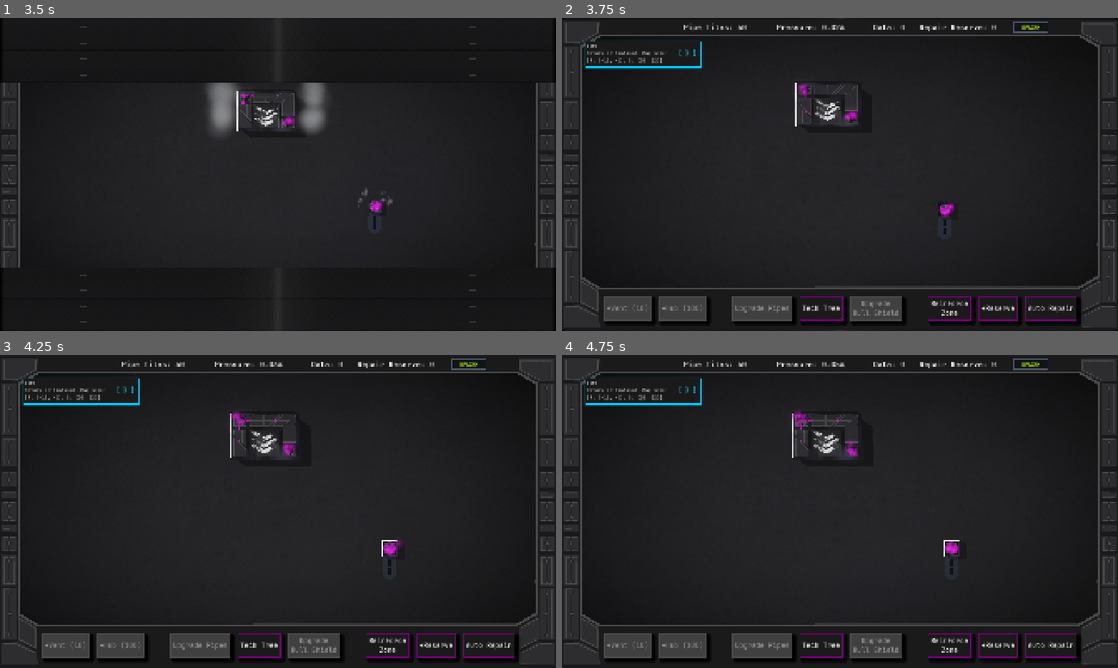
Above: before the commit, frames 1-4 (two rows, left to right).
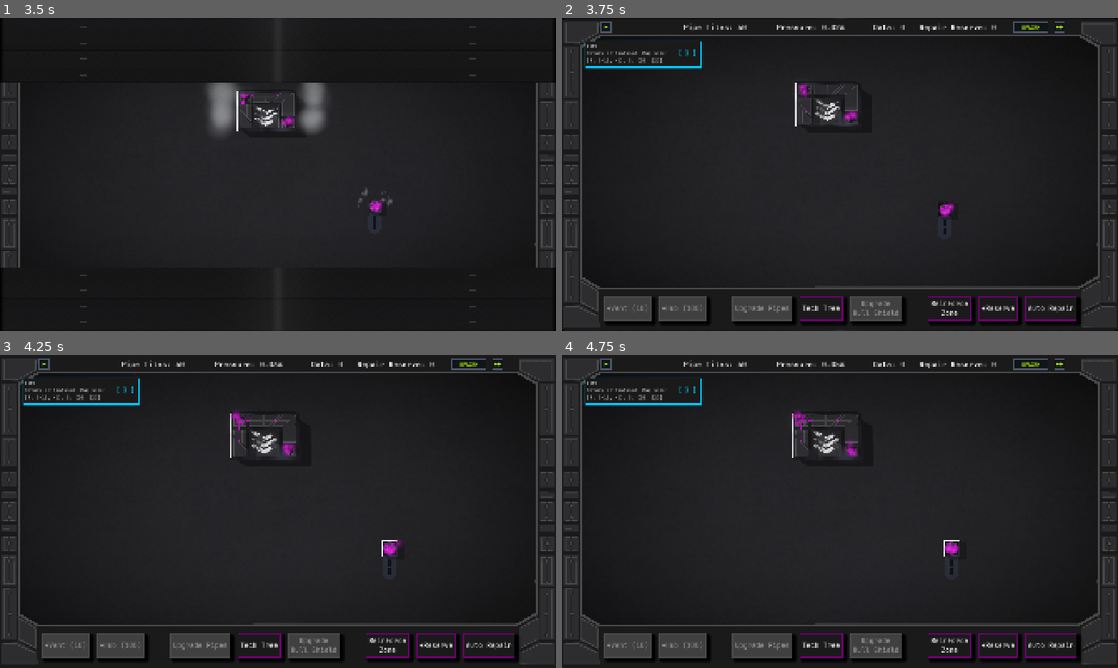
Above: after the commit, the same moments.

Repository: jravalani/helix_protocol_4
Game: Godot game, scene res://Scenes/title_screen.tscn
Two runs of this game, one before a commit and one after it. Both use one fixed random seed, a clock stepped at 60 frames per second and the inputs below.
Inputs (mouse positions are in pixels of both pictures, inside the frame that each line leads up to):
- Up to frame 1 (3.5 s): tap Enter at 0.5 s; move the mouse to (400, 158) at 0.52 s; tap L at 0.6 s; click (400, 158) at 0.67 s; drag from (166, 190) to (250, 237) at 1.27 s; click "Boot Colony" at 2 s; click "Abort" at 2.75 s
- Up to frame 2 (3.75 s): click (1056, 27) at 3.5 s, where only the run after the commit has a clickable "▶▶"
- Up to frame 3 (4.25 s): no input
- Up to frame 4 (4.75 s): click (606, 364) at 4.25 s, where only the run after the commit has a clickable "▶"

Frame 1 is identical in both runs. In frame 2, less than 0.1% of the frame differs, in the area x 6-91%, y 1-5%; in frame 3, less than 0.1%; in frame 4, less than 0.1%.

Commit message:
buttons implemented

Diff:
--- a/Scripts/top_panel.gd
+++ b/Scripts/top_panel.gd
@@ -10,6 +10,15 @@
 var _save_feedback_label: Label
 var _button_font: Font = preload("res://Assets/Fonts/JetBrainsMonoNL-SemiBold.ttf")
 
+# Pause button
+var pause_button: Button
+
+# Fast-forward button
+var fast_forward_button: Button
+var fast_forward_active: bool = false
+var _ff_normal_style: StyleBoxFlat
+var _ff_active_style: StyleBoxFlat
+
 # Current displayed values (what the user sees)
 var displayed_pipe: float = 0.0
 var displayed_data: float = 0.0
@@ -38,6 +47,8 @@
 func _ready() -> void:
 	ResourceManager.resources_updated.connect(_on_resources_updated)
 	_create_save_button()
+	_create_fast_forward_button()
+	_create_pause_button()
 
 	# Initialize to current game state
 	displayed_pipe = float(GameData.current_pipe_count)
@@ -174,9 +185,13 @@
 	var pressed_style = normal_style.duplicate()
 	pressed_style.border_color = Color("00ff88")
 
+	# Focus style matches normal so the outline resets properly
+	var focus_style = normal_style.duplicate()
+
 	save_button.add_theme_stylebox_override("normal", normal_style)
 	save_button.add_theme_stylebox_override("hover", hover_style)
 	save_button.add_theme_stylebox_override("pressed", pressed_style)
+	save_button.add_theme_stylebox_override("focus", focus_style)
 	if _button_font:
 		save_button.add_theme_font_override("font", _button_font)
 	save_button.add_theme_font_size_override("font_size", 18)
@@ -192,8 +207,131 @@
 	add_child(save_button)
 
 
+# ═══════════════════════════════════════════════════════════════
+# FAST-FORWARD Button
+# ═══════════════════════════════════════════════════════════════
+
+func _create_fast_forward_button() -> void:
+	fast_forward_button = Button.new()
+	fast_forward_button.text = "▶▶"
+	fast_forward_button.custom_minimum_size = Vector2(36, 36)
+
+	# Normal (inactive) style
+	_ff_normal_style = StyleBoxFlat.new()
+	_ff_normal_style.bg_color = Color(0.06, 0.08, 0.10, 0.9)
+	_ff_normal_style.border_width_left = 2
+	_ff_normal_style.border_width_top = 2
+	_ff_normal_style.border_width_right = 2
+	_ff_normal_style.border_width_bottom = 2
+	_ff_normal_style.border_color = Color("4a5568")
+	_ff_normal_style.content_margin_left = 8
+	_ff_normal_style.content_margin_right = 8
+	_ff_normal_style.content_margin_top = 4
+	_ff_normal_style.content_margin_bottom = 4
+
+	# Active (highlighted) style — bright border to indicate fast-forward is on
+	_ff_active_style = _ff_normal_style.duplicate()
+	_ff_active_style.border_color = Color("00ff88")
+
+	var hover_style = _ff_normal_style.duplicate()
+	hover_style.border_color = Color("ff00ff")
+
+	var pressed_style = _ff_normal_style.duplicate()
+	pressed_style.border_color = Color("00ff88")
+
+	var focus_style = _ff_normal_style.duplicate()
+
+	fast_forward_button.add_theme_stylebox_override("normal", _ff_normal_style)
+	fast_forward_button.add_theme_stylebox_override("hover", hover_style)
+	fast_forward_button.add_theme_stylebox_override("pressed", pressed_style)
+	fast_forward_button.add_theme_stylebox_override("focus", focus_style)
+	if _button_font:
+		fast_forward_button.add_theme_font_override("font", _button_font)
+	fast_forward_button.add_theme_font_size_override("font_size", 18)
+	fast_forward_button.add_theme_color_override("font_color", Color("c8ff00"))
+	fast_forward_button.add_theme_color_override("font_hover_color", Color("ffaa00"))
+
+	fast_forward_button.layout_mode = 1
+	fast_forward_button.anchors_preset = Control.PRESET_CENTER_TOP
+	fast_forward_button.position = Vector2(740, 14)
+
+	fast_forward_button.pressed.connect(_on_fast_forward_pressed)
+	add_child(fast_forward_button)
+
+
+func _on_fast_forward_pressed() -> void:
+	fast_forward_button.release_focus()
+	fast_forward_active = !fast_forward_active
+
+	if fast_forward_active:
+		fast_forward_button.add_theme_stylebox_override("normal", _ff_active_style)
+		fast_forward_button.add_theme_stylebox_override("focus", _ff_active_style)
+	else:
+		fast_forward_button.add_theme_stylebox_override("normal", _ff_normal_style)
+		fast_forward_button.add_theme_stylebox_override("focus", _ff_normal_style)
+
+
+# ═══════════════════════════════════════════════════════════════
+# PAUSE Button
+# ═══════════════════════════════════════════════════════════════
+
+func _create_pause_button() -> void:
+	pause_button = Button.new()
+	pause_button.text = "▶"
+	pause_button.custom_minimum_size = Vector2(36, 36)
+
+	# Style it to match the UPLINK button
+	var normal_style = StyleBoxFlat.new()
+	normal_style.bg_color = Color(0.06, 0.08, 0.10, 0.9)
+	normal_style.border_width_left = 2
+	normal_style.border_width_top = 2
+	normal_style.border_width_right = 2
+	normal_style.border_width_bottom = 2
+	normal_style.border_color = Color("4a5568")
+	normal_style.content_margin_left = 8
+	normal_style.content_margin_right = 8
+	normal_style.content_margin_top = 4
+	normal_style.content_margin_bottom = 4
+
+	var hover_style = normal_style.duplicate()
+	hover_style.border_color = Color("ff00ff")
+
+	var pressed_style = normal_style.duplicate()
+	pressed_style.border_color = Color("00ff88")
+
+	# Focus style matches normal so the outline resets properly
+	var focus_style = normal_style.duplicate()
+
+	pause_button.add_theme_stylebox_override("normal", normal_style)
+	pause_button.add_theme_stylebox_override("hover", hover_style)
+	pause_button.add_theme_stylebox_override("pressed", pressed_style)
+	pause_button.add_theme_stylebox_override("focus", focus_style)
+	if _button_font:
+		pause_button.add_theme_font_override("font", _button_font)
+	pause_button.add_theme_font_size_override("font_size", 18)
+	pause_button.add_theme_color_override("font_color", Color("c8ff00"))
+	pause_button.add_theme_color_override("font_hover_color", Color("ffaa00"))
+
+	# Position to the right of the UPLINK button
+	pause_button.layout_mode = 1
+	pause_button.anchors_preset = Control.PRESET_CENTER_TOP
+	pause_button.position = Vector2(-825, 14)
+
+	pause_button.pressed.connect(_on_pause_pressed)
+	add_child(pause_button)
+
+
+func _on_pause_pressed() -> void:
+	AudioManager.play_sfx("upgrade", 1.0, -5.0)
+	pause_button.release_focus()
+	var pause_menu = get_parent().get_node_or_null("PauseMenu")
+	if pause_menu:
+		pause_menu.show_pause_menu()
+
+
 func _on_save_pressed() -> void:
 	AudioManager.play_sfx("upgrade", 1.0, -5.0)
+	save_button.release_focus()
 	var success = SaveManager.save_game()
 	if success:
 		_show_save_feedback("STATE ARCHIVED", Color("c8ff00"))
Not shown: 1 places in ParticleEffects/rising_smoke.tres that only renumber resources
Not shown: 1 places in lights/vent_light_texture.tres that only renumber resources
Not shown, changed: .DS_Store
